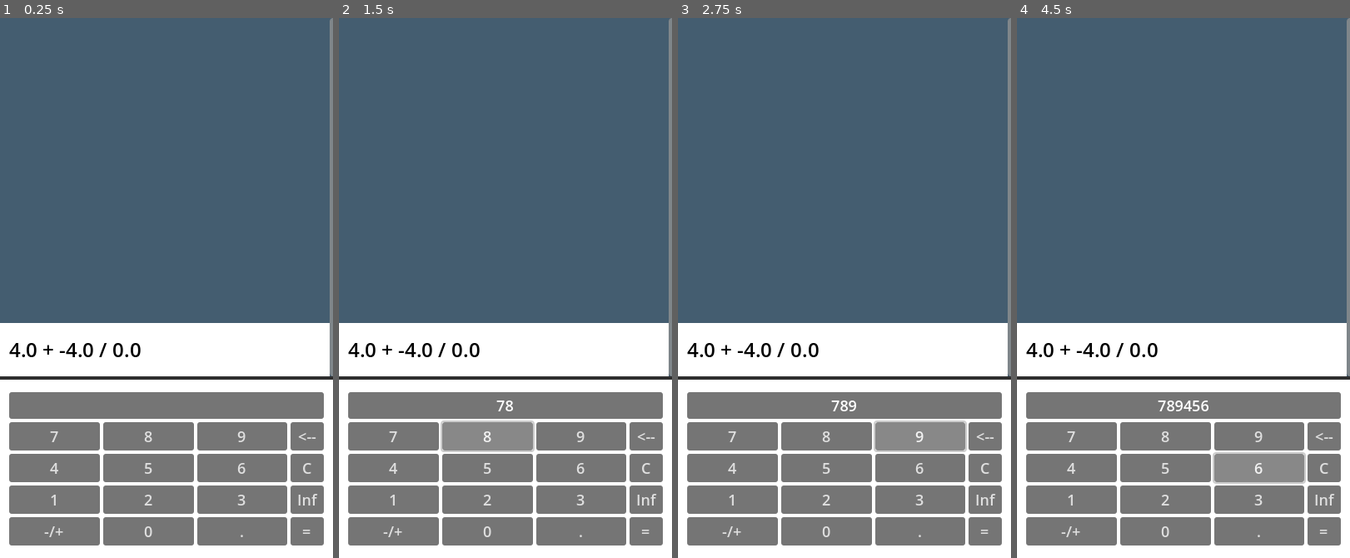
Above: before the commit, frames 1-4 (left to right).
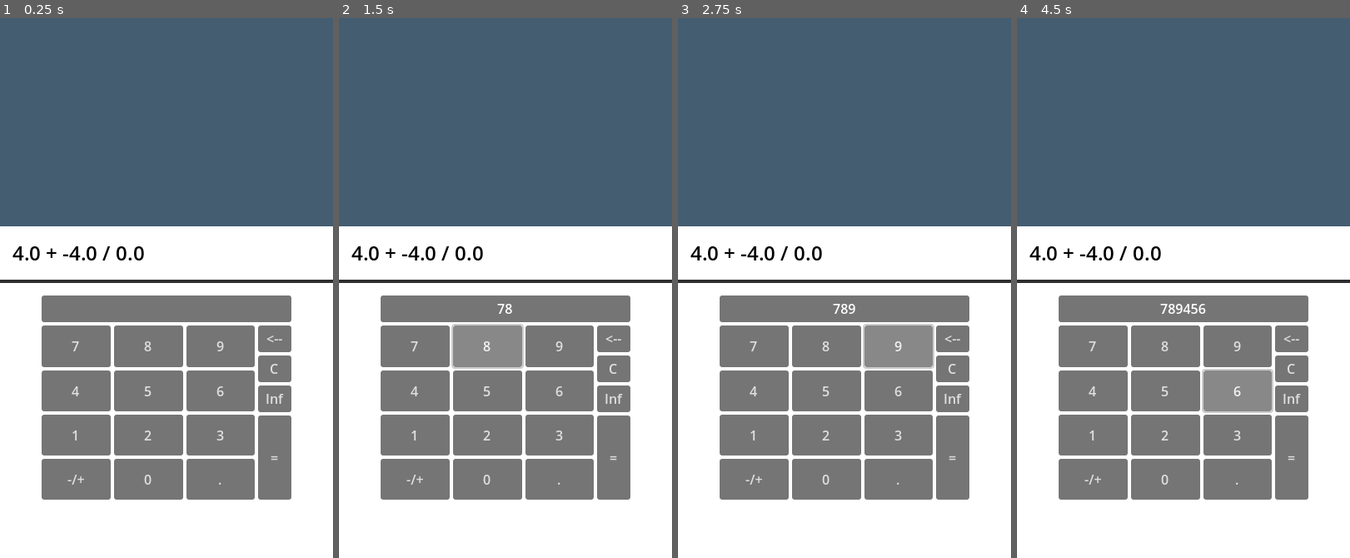
Above: after the commit, the same moments.

Repository: yDewolf/MathDungeons
Game: Godot game, scene res://core/scenes/MathTest.tscn
Two runs of this game, one before a commit and one after it. Both use one fixed random seed, a clock stepped at 60 frames per second and the inputs below.
Inputs:
- Up to frame 1 (0.25 s): no input
- Up to frame 2 (1.5 s): click "7" at 0.5 s; click "8" at 1.25 s
- Up to frame 3 (2.75 s): click "9" at 2 s
- Up to frame 4 (4.5 s): click "4" at 2.75 s; click "5" at 3.5 s; click "6" at 4.25 s

The runs differ from the first frame. In frame 1, 41% of the frame differs, in the area x 0-100%, y 0-98%; in frame 2, 41%; in frame 3, 41%; in frame 4, 41%.

Commit message:
PixelFont WIP

Diff:
--- a/assets/themes/MainTheme.tres
+++ b/assets/themes/MainTheme.tres
@@ -1,4 +1,7 @@
-[gd_resource type="Theme" format=3 uid="uid://duopp3v3dn4fb"]
+[gd_resource type="Theme" load_steps=2 format=3 uid="uid://duopp3v3dn4fb"]
+
+[ext_resource type="FontFile" uid="uid://16tmjp2uvoa0" path="res://assets/fonts/Daydream DEMO.otf" id="1_bfh01"]
 
 [resource]
+default_font = ExtResource("1_bfh01")
 default_font_size = 18
--- a/core/components/MathProblem/ui/VirtualNumpad.tscn
+++ b/core/components/MathProblem/ui/VirtualNumpad.tscn
@@ -3,17 +3,18 @@
 [ext_resource type="Script" uid="uid://bf8ivdsjwmqc7" path="res://core/components/MathProblem/ui/VirtualNumpad.gd" id="1_ivxt4"]
 
 [node name="VirtualNumpad" type="MarginContainer" node_paths=PackedStringArray("number_grid", "action_column", "preview_label")]
+custom_minimum_size = Vector2(0, 330)
 anchors_preset = 12
 anchor_top = 1.0
 anchor_right = 1.0
 anchor_bottom = 1.0
-offset_top = -273.0
+offset_top = -260.0
 grow_horizontal = 2
 grow_vertical = 0
-theme_override_constants/margin_left = 15
+theme_override_constants/margin_left = 50
 theme_override_constants/margin_top = 15
-theme_override_constants/margin_right = 15
-theme_override_constants/margin_bottom = 15
+theme_override_constants/margin_right = 50
+theme_override_constants/margin_bottom = 70
 script = ExtResource("1_ivxt4")
 number_grid = NodePath("VBoxContainer/HBoxContainer/NumberGrid")
 action_column = NodePath("VBoxContainer/HBoxContainer/ActionColumn")
@@ -30,6 +31,7 @@
 layout_mode = 2
 
 [node name="Preview" type="RichTextLabel" parent="VBoxContainer/PanelContainer/HBoxContainer"]
+texture_filter = 1
 custom_minimum_size = Vector2(0, 32)
 layout_mode = 2
 size_flags_horizontal = 3
@@ -43,6 +45,7 @@
 size_flags_vertical = 3
 
 [node name="NumberGrid" type="GridContainer" parent="VBoxContainer/HBoxContainer"]
+texture_filter = 1
 layout_mode = 2
 size_flags_horizontal = 3
 columns = 3
--- a/core/scenes/MathTest.tscn
+++ b/core/scenes/MathTest.tscn
@@ -62,7 +62,6 @@
 theme_override_styles/panel = SubResource("StyleBoxFlat_5i87k")
 follow_focus = true
 horizontal_scroll_mode = 0
-vertical_scroll_mode = 2
 
 [node name="ExpressionVBox" type="VBoxContainer" parent="UI/PanelContainer/VBoxContainer/ScrollContainer"]
 custom_minimum_size = Vector2(400, 0)
@@ -77,6 +76,7 @@
 theme_override_styles/panel = SubResource("StyleBoxFlat_npv4y")
 
 [node name="VirtualNumpad" parent="UI/PanelContainer/VBoxContainer/PanelContainer2" instance=ExtResource("5_radsl")]
+texture_filter = 1
 layout_mode = 2
 
 [node name="Warning" parent="UI/PanelContainer" instance=ExtResource("1_npv4y")]
Binary file removed: assets/fonts/Roboto-Medium.ttf
Not shown, removed: assets/fonts/Roboto-Medium.ttf.import
Binary file removed: assets/fonts/Roboto-Regular.ttf
Not shown, removed: assets/fonts/Roboto-Regular.ttf.import
Not shown, added: assets/fonts/PixelizedFont.pixil
Not shown, removed: assets/fonts/roboto.zip
